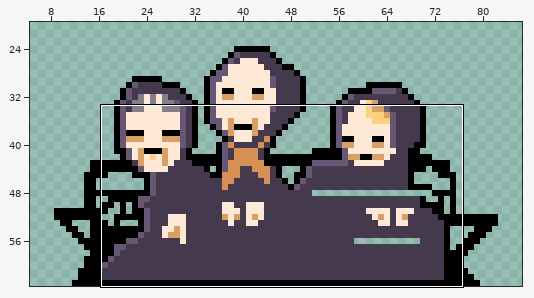
Pixel-art file -- Personajes/animation/¡viejas.ase. Above: a wide view before the commit, with the close-up outlined.
Close-up. As it was:
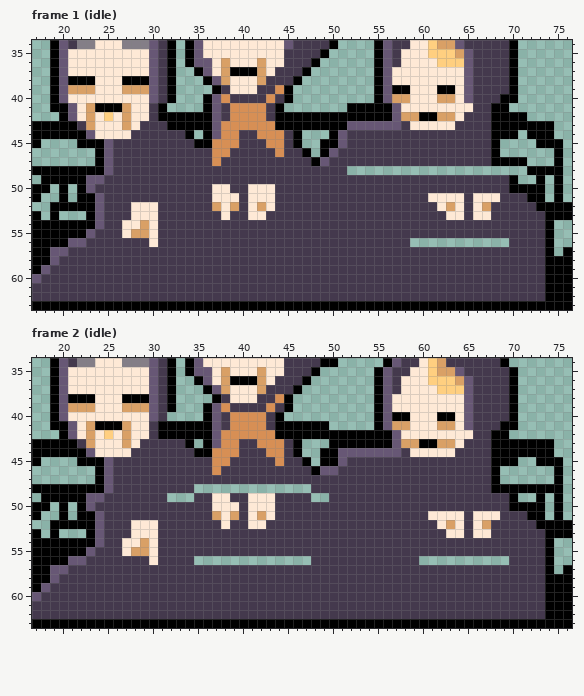
128x64 pixels, 12 frames. Shown: frame 1 (idle): x 17..76, y 34..63; frame 2 (idle): x 17..76, y 34..63. The wide view leaves out empty margins. The commit also changed other frames or places, which this record leaves out.
The result:
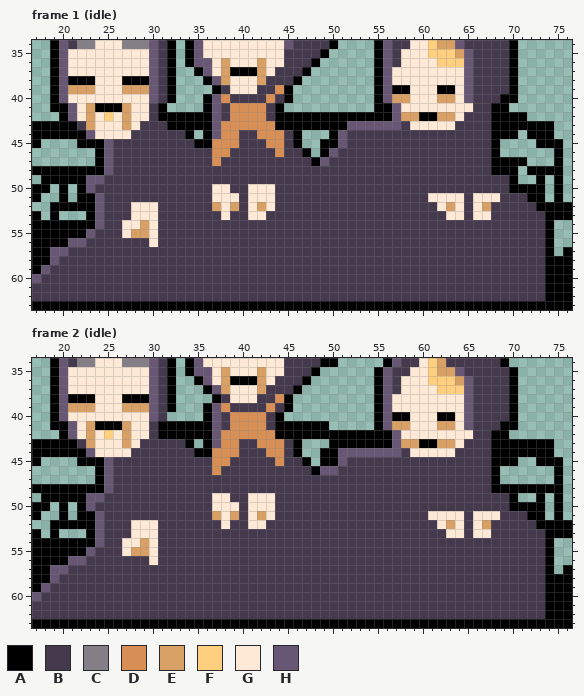
Palette (. is transparent): A #000000  B #44394d  C #847e87  D #d78f55  E #d9a066  F #ffcf80  G #fee9d6  H #675775
Diff:
{"where": "frame 1 (idle)"}
{"frame":1,"y":41,"x":52,"old":"AAA","new":"..."}
{"frame":1,"y":48,"x":52,"old":"...................","new":"BBBBBBBBBBBBBBBBAAA"}
{"frame":1,"y":56,"x":59,"old":"...........","new":"BBBBBBBBBBB"}
{"where": "frame 2 (idle)"}
{"frame":2,"y":48,"x":35,"old":".............","new":"BBBBBBBBBBBBB"}
{"frame":2,"y":49,"x":32,"old":"...","new":"BBB"}
{"frame":2,"y":49,"x":48,"old":"..","new":"BB"}
{"frame":2,"y":56,"x":35,"old":".............","new":"BBBBBBBBBBBBB"}
{"frame":2,"y":56,"x":60,"old":"..........","new":"BBBBBBBBBB"}
